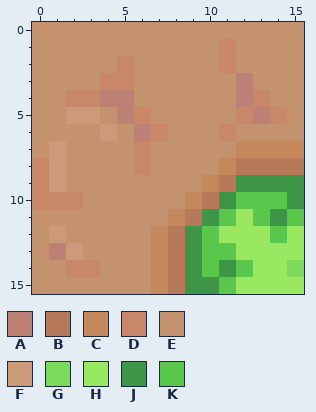
Pixel-art sprite, stored at res/tiles/grass_br.png. The first picture shows the starting point.
The file is 16x16 pixels. Colours within 5 levels of each other are drawn and written as one.
Palette (. is transparent): A #bd8074  B #b67a5a  C #c5885d  D #c88769  E #c4926f  F #cc997a  G #7dd95c  H #9ae861  J #3e9548  K #5ac64b
And afterwards:
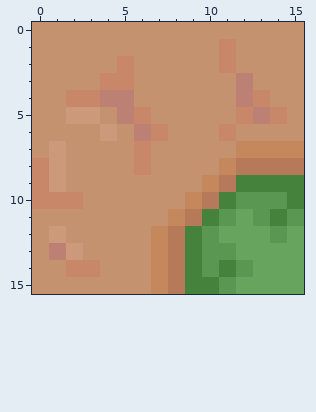
The edit:
Colour H changes from #9ae861 to #67a45e.
Colour J changes from #3e9548 to #45833c.
Colour K changes from #5ac64b to #5a9752.
The author changed colour G to colour H in row 14 at x 15.
Boxes around the changes in both pictures, in picture pixels (x1, y1, x2, y2):
changed: (185, 175, 304, 294)
